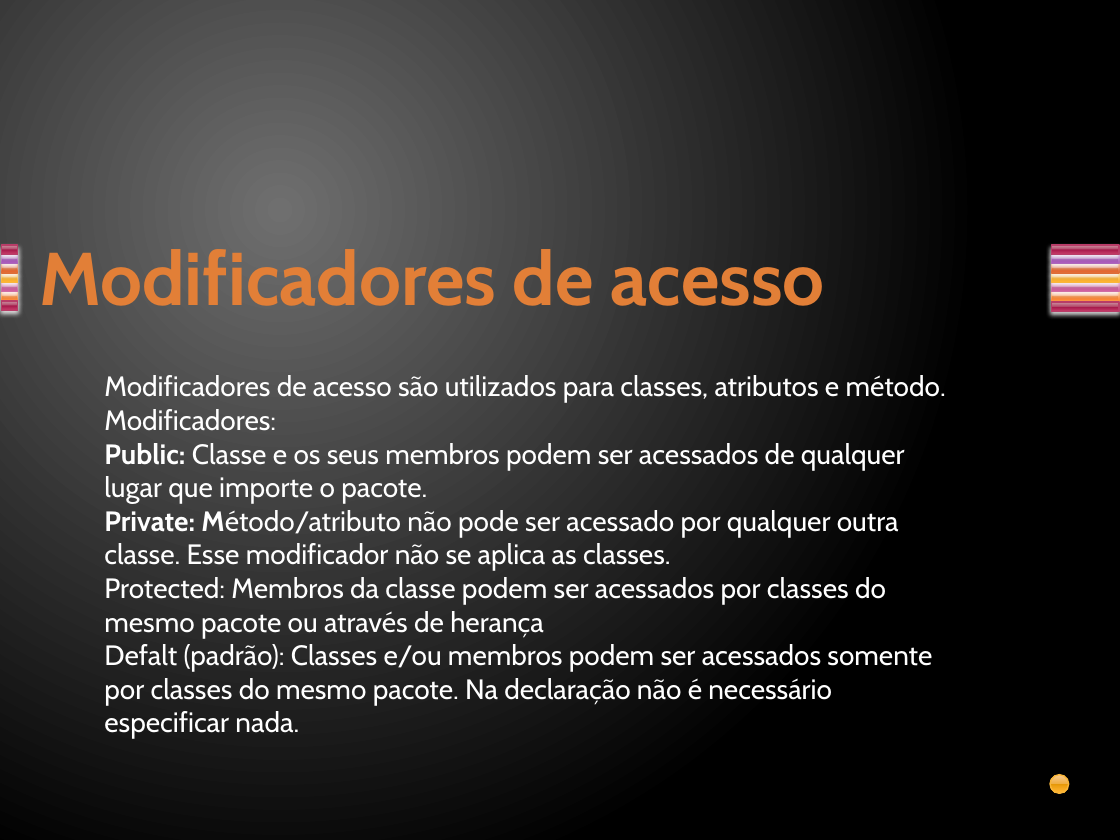
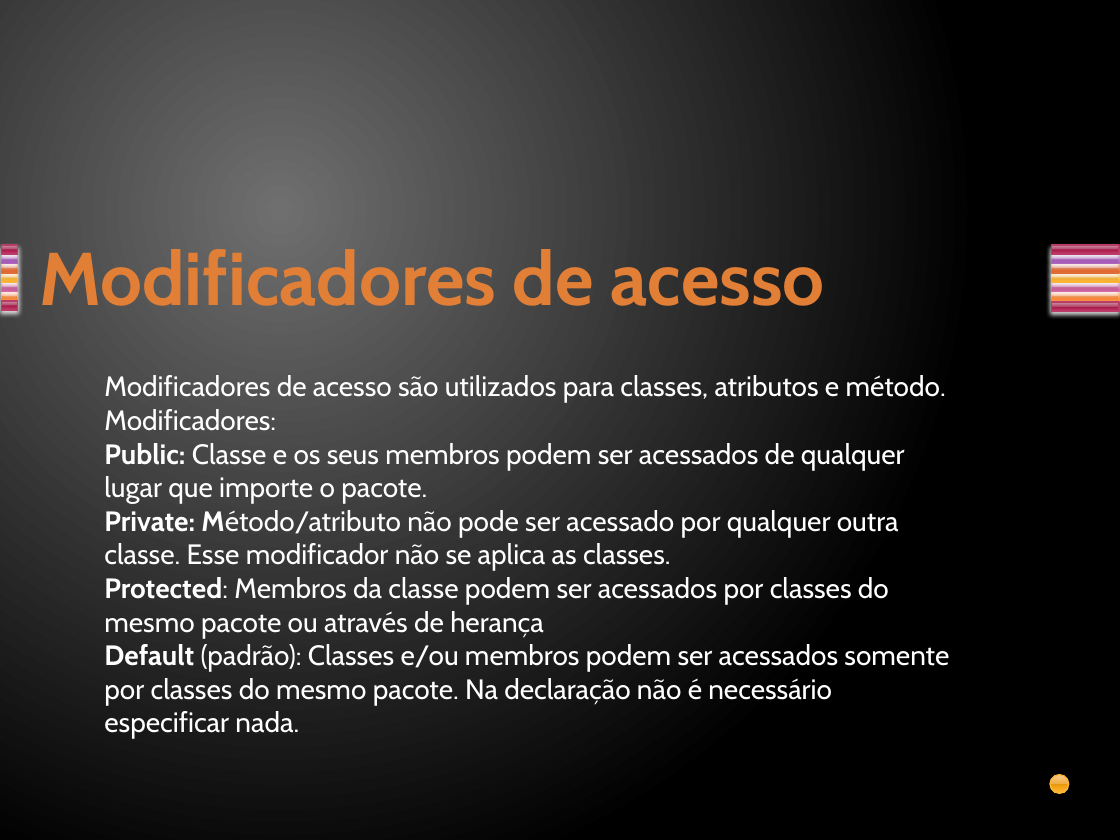
Before and after one commit to davirj9/Aulas, a slide deck: slide 7 of Aulas/src/main/resources/br/com/orientacaoaobjetos/OrientaçãoAObjetos.pptx. Drawn at 1120x840 pixels with LibreOffice and Linux fonts; fonts in the diff are those of the drawing. Boxes give left, top, right and bottom in pixels: in the first picture for what was removed or moved away, otherwise in the second. Text is boxed around its words. In the diff, an @@ line names an element or a change of style, - is before the commit and + after.

```diff
--- a/Aulas/src/main/resources/br/com/orientacaoaobjetos/OrientaçãoAObjetos.pptx
+++ b/Aulas/src/main/resources/br/com/orientacaoaobjetos/OrientaçãoAObjetos.pptx
@@ text at [104,577,889,638]: bold on in "Protected:" @@
@@ text at [104,644,949,739]: text changed @@
-Defalt (padrão): Classes e/ou membros podem ser acessados somente por classes do mesmo pacote. Na declaração não é necessário especificar nada.
+Default (padrão): Classes e/ou membros podem ser acessados somente por classes do mesmo pacote. Na declaração não é necessário especificar nada.
```
Also in this commit, not shown: 1 slide removed, 2 other files.
